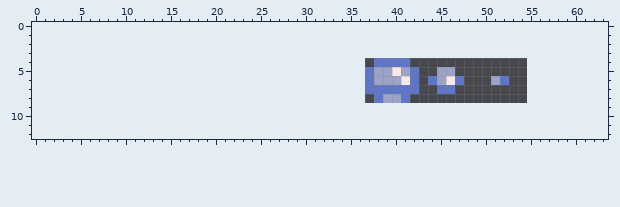
Pixel-art sprite -- classes/pickup/bottle/bottle_splash.png. That is the earlier state.
The file is 18x5 pixels. The old version is drawn lined up with the new one, on the new canvas.
After the commit:
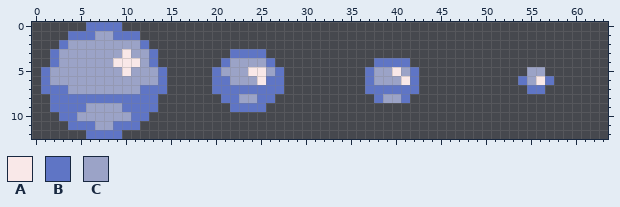
Palette (. is transparent): A #f9e8e8  B #5f75c5  C #9ba3c7
What changed:
canvas 18x5 -> 64x13, the old top-left corner now at 37,4
y 0: x 6..9 .... -> BBBB
y 1: x 4..11 ........ -> BBBCCBBB
y 2: x 3..12 .......... -> BCCCCCCCCB
y 3: x 2..13 ............ -> BCCCCCCCACCB; x 22..25 .... -> BBBB
y 4: x 2..13 ............ -> BCCCCCCAAACB; x 21..26 ...... -> BCCCCB
y 5: x 1..14 .............. -> BCCCCCCCCACCCB; x 20..27 ........ -> BCCCAACB; x 45..46 CC -> ..; x 55..56 .. -> CC
y 6: x 1..14 .............. -> BCCCCCCCCCCCCB; x 20..27 ........ -> BBCCCABB; x 44..47 BCAB -> ....; x 51..52 CB -> ..; x 54..57 .... -> BCAB
y 7: x 1..14 .............. -> BBBCCCCCCCCBBB; x 20..27 ........ -> BBBBBBBB; x 45..46 BB -> ..; x 55..56 .. -> BB
y 8: x 2..13 ............ -> BBBBBBBBBBBB; x 21..26 ...... -> BBCCBB
y 9: x 2..13 ............ -> BBBBCCCCBBBB; x 22..25 .... -> BBBB
y 10: x 3..12 .......... -> BBCCCCCCBB
y 11: x 4..11 ........ -> BBBCCBBB
y 12: x 6..9 .... -> BBBB
Changed places in both pictures, as pixel boxes (x1, y1, x2, y2):
added: (41, 22, 167, 139)
added: (212, 49, 284, 112)
erased: (428, 67, 464, 94)
changed: (491, 67, 554, 94)
